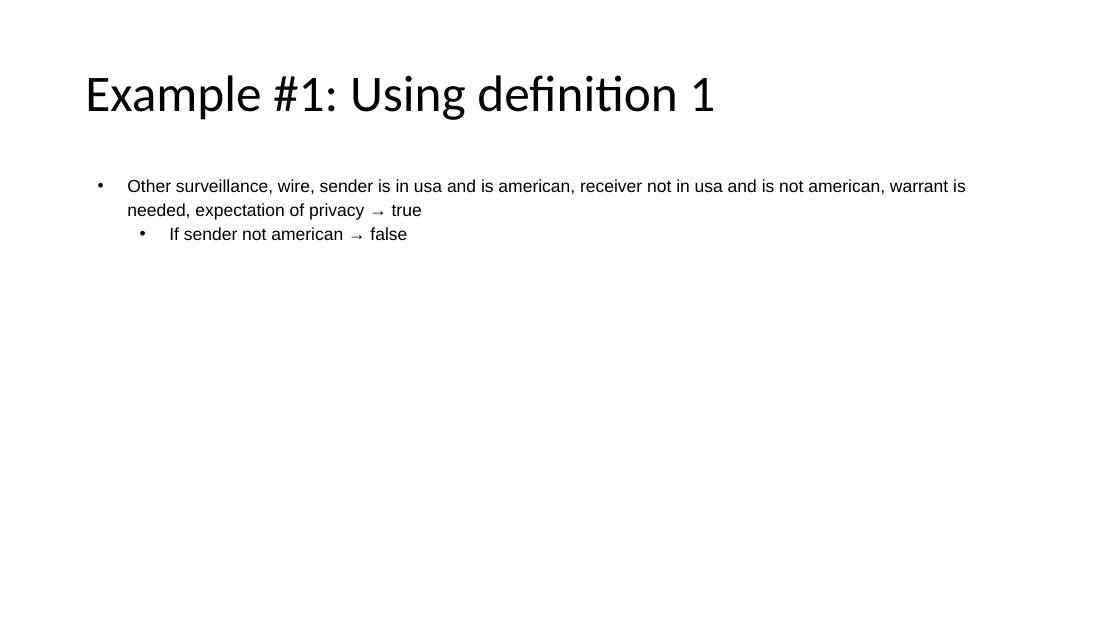
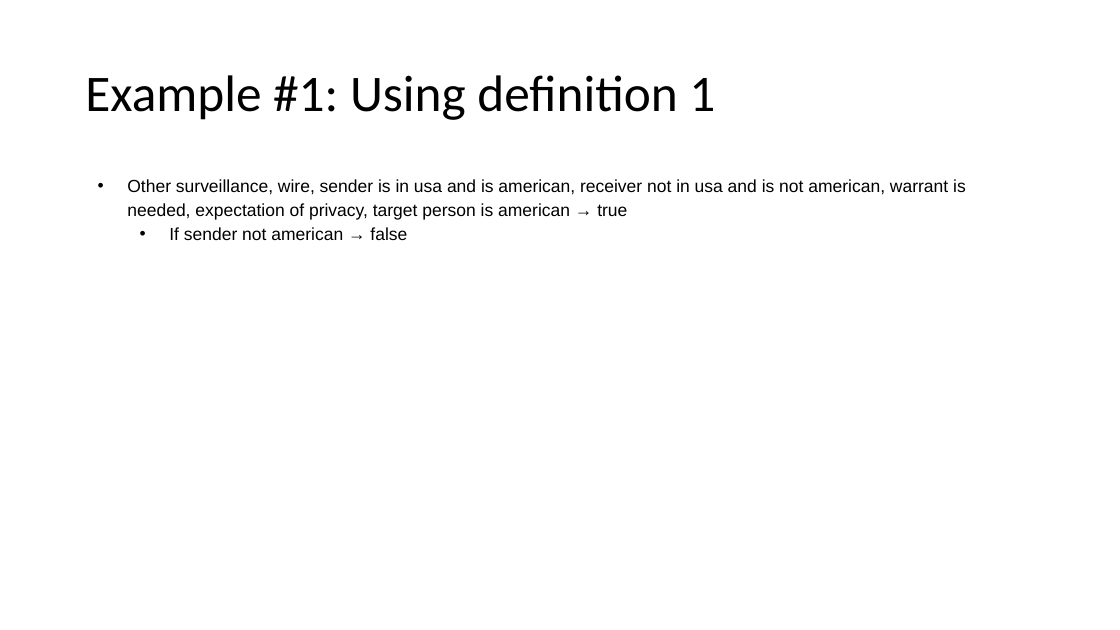
Before and after one commit to jakubbester/fisa-project, a slide deck: slide 2 of Project #2 (FISA Project).pptx. Drawn at 1120x630 pixels with LibreOffice and Linux fonts; fonts in the diff are those of the drawing. Boxes give left, top, right and bottom in pixels: in the first picture for what was removed or moved away, otherwise in the second. Text is boxed around its words. In the diff, an @@ line names an element or a change of style, - is before the commit and + after.

Commit message:
changed slide

```diff
--- a/Project #2 (FISA Project).pptx
+++ b/Project #2 (FISA Project).pptx
@@ text at (127,179,966,220): text changed @@
-• Other surveillance, wire, sender is in usa and is american, receiver not in usa and is not american, warrant is needed, expectation of privacy → true
+• Other surveillance, wire, sender is in usa and is american, receiver not in usa and is not american, warrant is needed, expectation of privacy, target person is american → true
```
